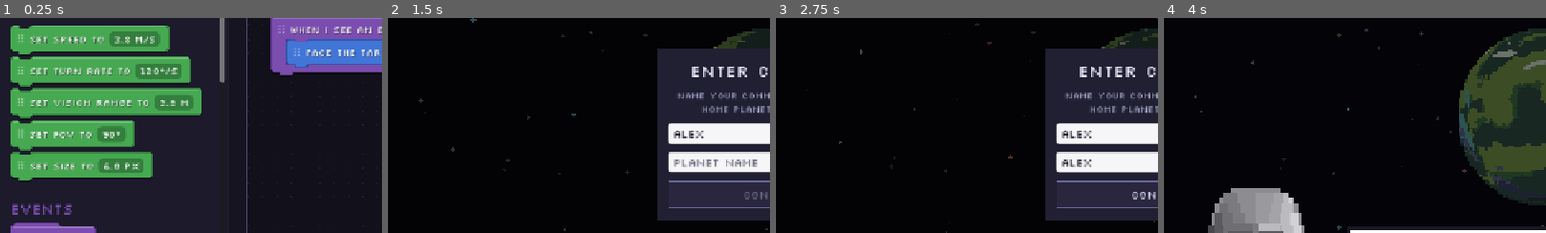
Above: before the commit, frames 1-4 (left to right).
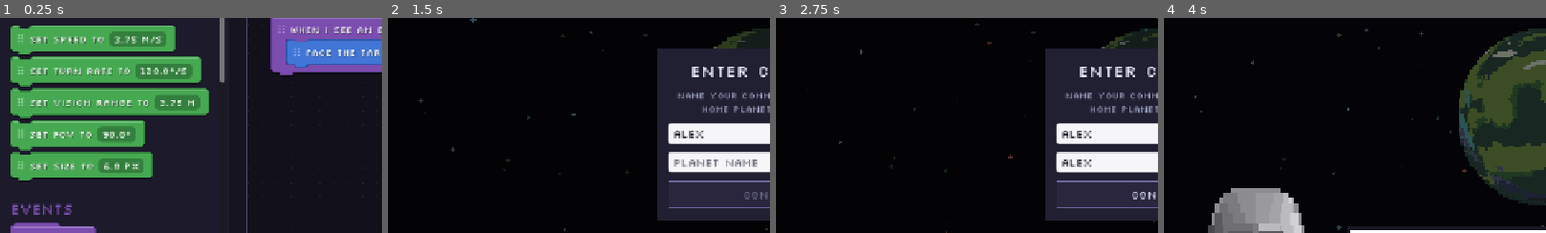
Above: after the commit, the same moments.

Repository: GMU-ASRC/astro-swarm
Game: Godot game, scene res://ui/workspace/ShipWorkspace.tscn
The game is run twice, just before and just after one commit, with the same random seed, the same clock (stepped at 60 frames per second) and the same inputs. This scene is started directly instead of the project's main scene.
Inputs (mouse positions are % of the whole screen's width and height, from its top left):
- Up to frame 1 (0.25 s): no input
- Up to frame 2 (1.5 s): click "← Base" at 0.5 s; click (50, 50) at 1.27 s; type "Alex" at 1.35 s
- Up to frame 3 (2.75 s): click (50, 57) at 1.5 s; type "Alex" at 1.58 s; click "Play" at 2 s
- Up to frame 4 (4 s): click "Play" at 2.75 s; click "CONFIRM" at 3.5 s
The pictures show only the part of the screen within x 0-50%, y 23-73%; the shares and areas given below are measured in that part.

The runs differ from the first frame. In frame 1, 2.3% of the frame differs, in the area x 30-55%, y 3-60%; in frame 2, less than 0.1%; in frame 3, less than 0.1%; in frame 4, nothing differs.

Commit message:
Add slider text inputs and turn rate units

Diff:
--- a/autoloads/SimulationManager.gd
+++ b/autoloads/SimulationManager.gd
@@ -85,9 +85,9 @@
 }
 
 const BLOCK_DEFS := {
-	"set_speed":     {"category": "config",    "label": "Set speed to",        "input": {"min": 0.5,  "max": 10.0, "default": 3.75, "step": 0.05, "suffix": " m/s"}},
+	"set_speed":     {"category": "config",    "label": "Set speed to",        "input": {"min": 0.5,  "max": 10.0, "default": 3.75, "step": 0.05, "slider_step": 0.1, "suffix": " m/s"}},
 	"set_turn":      {"category": "config",    "label": "Set turn rate to",    "input": {"min": 15.0, "max": 360.0, "default": 120.0, "step": 5.0, "suffix": "°/s"}},
-	"set_view":      {"category": "config",    "label": "Set vision range to", "input": {"min": 0.5,  "max": 12.5, "default": 3.75, "step": 0.1,  "suffix": " m"}},
+	"set_view":      {"category": "config",    "label": "Set vision range to", "input": {"min": 0.5,  "max": 12.5, "default": 3.75, "step": 0.1,  "slider_step": 0.1, "suffix": " m"}},
 	"set_fov":       {"category": "config",    "label": "Set FOV to",          "input": {"min": 20.0, "max": 180.0,"default": 90.0, "step": 1.0,  "suffix": "°"}},
 	"set_size":      {"category": "config",    "label": "Set size to",         "input": {"min": 2.0,  "max": 16.0, "default": 6.0,  "step": 0.5,  "suffix": " px"}},
 
@@ -174,8 +174,14 @@
 	"do_stop":       {"category": "action", "label": "Stop",            "input": null},
 	"do_wander":     {"category": "action", "label": "Wander randomly", "input": null},
 	"do_random_walk":{"category": "action", "label": "Random walk",     "input": null},
-	"do_turn_left":  {"category": "action", "label": "Turn left at",    "input": {"min": 15.0, "max": 360.0, "default": 90.0, "step": 5.0, "suffix": "°/s"}},
-	"do_turn_right": {"category": "action", "label": "Turn right at",   "input": {"min": 15.0, "max": 360.0, "default": 90.0, "step": 5.0, "suffix": "°/s"}},
+	"do_turn_left":  {"category": "action", "label": "Turn left at", "inputs": [
+		{"type": "slider", "key": "value", "min": 1.0, "default": 90.0, "unit_key": "unit", "max_by_unit": {"degrees": 360.0, "percent": 100.0}},
+		{"type": "dropdown", "key": "unit", "provider": "turn_units", "default": "degrees", "rebuilds_inputs": true},
+	]},
+	"do_turn_right": {"category": "action", "label": "Turn right at", "inputs": [
+		{"type": "slider", "key": "value", "min": 1.0, "default": 90.0, "unit_key": "unit", "max_by_unit": {"degrees": 360.0, "percent": 100.0}},
+		{"type": "dropdown", "key": "unit", "provider": "turn_units", "default": "degrees", "rebuilds_inputs": true},
+	]},
 	"do_turn_left_by":  {"category": "action", "label": "Turn left by",  "input": {"min": 1.0, "max": 360.0, "default": 180.0, "step": 1.0, "suffix": "°"}},
 	"do_turn_right_by": {"category": "action", "label": "Turn right by", "input": {"min": 1.0, "max": 360.0, "default": 180.0, "step": 1.0, "suffix": "°"}},
 	"do_face":       {"category": "action", "label": "Face the target",  "input": null},
@@ -431,6 +437,12 @@
 		"set_size":  return {"key": "dot_radius",    "value": float(params.get("value", 6.0))}
 	return {}
 
+func turn_command(params: Dictionary, turn_rate: float) -> float:
+	var value: float = float(params.get("value", 90.0))
+	if str(params.get("unit", "degrees")) == "percent":
+		return turn_rate * clampf(value, 0.0, 100.0) / 100.0
+	return minf(deg_to_rad(value), turn_rate)
+
 func ship_config_from_scripts(scripts: Array, base_view: float, base_fov: float, base_speed: float = 150.0, base_turn: float = 3.2, base_size: float = 9.0) -> Dictionary:
 	var cfg := {
 		"view_distance": base_view,
@@ -525,6 +537,9 @@
 		"zone_states":
 			options.append({"value": "on", "text": "on"})
 			options.append({"value": "off", "text": "off"})
+		"turn_units":
+			options.append({"value": "degrees", "text": "°/s"})
+			options.append({"value": "percent", "text": "% of turn rate"})
 		"operators":
 			options.append({"value": "=", "text": "="})
 			options.append({"value": "!=", "text": "≠"})
--- a/entities/robot/Interpreter.gd
+++ b/entities/robot/Interpreter.gd
@@ -96,10 +96,10 @@
 				return BlockExecutor.DONE
 			return BlockExecutor.RUNNING
 		"do_turn_left":
-			robot.turn_cmd = -deg_to_rad(float(params.get("value", 90.0)))
+			robot.turn_cmd = -SimulationManager.turn_command(params, robot.config.turn_speed)
 			return BlockExecutor.DONE
 		"do_turn_right":
-			robot.turn_cmd = deg_to_rad(float(params.get("value", 90.0)))
+			robot.turn_cmd = SimulationManager.turn_command(params, robot.config.turn_speed)
 			return BlockExecutor.DONE
 		"do_turn_left_by":
 			robot.turn_cmd = 0.0
--- a/entities/ship/Spaceship.gd
+++ b/entities/ship/Spaceship.gd
@@ -301,10 +301,10 @@
 				return BlockExecutor.DONE
 			return BlockExecutor.RUNNING
 		"do_turn_left":
-			_turn_cmd = -deg_to_rad(float(params.get("value", 90.0)))
+			_turn_cmd = -SimulationManager.turn_command(params, turn_rate)
 			return BlockExecutor.DONE
 		"do_turn_right":
-			_turn_cmd = deg_to_rad(float(params.get("value", 90.0)))
+			_turn_cmd = SimulationManager.turn_command(params, turn_rate)
 			return BlockExecutor.DONE
 		"do_turn_left_by":
 			_turn_cmd = 0.0
--- a/ui/workspace/BlockInputs.gd
+++ b/ui/workspace/BlockInputs.gd
@@ -5,6 +5,9 @@
 const SLOT_COLOR := Color(0, 0, 0, 0.25)
 const TEXT_COLOR := Color(1, 1, 1, 1)
 const FONT_SIZE := 12
+const FINE_STEP := 0.01
+const DEFAULT_SLIDER_STEP := 1.0
+const STEP_TOLERANCE := 0.0001
 
 static func build(block, inputs_box: HBoxContainer, def: Dictionary):
 	for c in inputs_box.get_children():
@@ -79,6 +82,8 @@
 	opt.item_selected.connect(func(idx):
 		if idx >= 0 and idx < options.size():
 			block.block_params[key] = options[idx].value
+			if spec.get("rebuilds_inputs", false):
+				block.rebuild_inputs()
 			block.block_changed.emit()
 	)
 	return opt
@@ -117,7 +122,7 @@
 static func _make_slider(block, spec: Dictionary) -> HBoxContainer:
 	var key: String = spec.get("key", "value")
 	var suffix: String = spec.get("suffix", "")
-	var step: float = spec.get("step", 1.0)
+	var slider_step: float = spec.get("slider_step", DEFAULT_SLIDER_STEP)
 	var row := HBoxContainer.new()
 	row.add_theme_constant_override("separation", 6)
 	row.mouse_filter = Control.MOUSE_FILTER_IGNORE
@@ -125,45 +130,83 @@
 	slider.custom_minimum_size = Vector2(100, 0)
 	slider.size_flags_vertical = Control.SIZE_SHRINK_CENTER
 	slider.min_value = spec.get("min", 0.0)
-	slider.max_value = SHIP_UPGRADES.editor_max(block.block_type, spec.get("max", 100.0))
-	slider.step = step
+	slider.max_value = _slider_max(block, spec)
+	slider.step = 0.0
 	slider.focus_mode = Control.FOCUS_ALL
 	slider.mouse_default_cursor_shape = Control.CURSOR_POINTING_HAND
 	slider.gui_input.connect(func(event):
 		if event is InputEventMouseButton and event.button_index == MOUSE_BUTTON_LEFT and event.pressed:
 			slider.grab_focus()
-	)
-	var value_label := Label.new()
-	value_label.custom_minimum_size = Vector2(64, 0)
-	value_label.horizontal_alignment = HORIZONTAL_ALIGNMENT_RIGHT
-	value_label.mouse_filter = Control.MOUSE_FILTER_IGNORE
-	value_label.add_theme_color_override("font_color", TEXT_COLOR)
-	value_label.add_theme_font_size_override("font_size", FONT_SIZE)
+		elif event.is_action_pressed("ui_right", true) or event.is_action_pressed("ui_left", true):
+			var direction: float = 1.0 if event.is_action_pressed("ui_right", true) else -1.0
+			slider.value = clampf(_next_slider_value(slider.value, slider_step, direction), slider.min_value, slider.max_value)
+			slider.accept_event()
+	)
+	var value_input := LineEdit.new()
+	value_input.custom_minimum_size = Vector2(56, 0)
+	value_input.size_flags_vertical = Control.SIZE_SHRINK_CENTER
+	value_input.alignment = HORIZONTAL_ALIGNMENT_RIGHT
+	_style_line_edit(value_input)
+	var suffix_label := _make_label(suffix)
+	suffix_label.add_theme_color_override("font_color", TEXT_COLOR)
 	slider.value = float(block.block_params.get(key, spec.get("default", 0.0)))
 	block.block_params[key] = slider.value
-	_update_slider_label(value_label, slider.value, suffix, step)
+	value_input.text = _format_value(slider.value)
 	slider.value_changed.connect(func(v):
-		block.block_params[key] = v
-		_update_slider_label(value_label, v, suffix, step)
+		var stepped_value: float = _step_slider_value(v, slider.min_value, slider.max_value, slider_step)
+		slider.set_value_no_signal(stepped_value)
+		block.block_params[key] = stepped_value
+		value_input.text = _format_value(stepped_value)
 		block.block_changed.emit()
 	)
+	var apply_typed_value := func():
+		var typed_text: String = value_input.text.strip_edges()
+		if typed_text.is_valid_float():
+			var typed_value: float = snappedf(clampf(typed_text.to_float(), slider.min_value, slider.max_value), FINE_STEP)
+			if typed_value != float(block.block_params[key]):
+				block.block_params[key] = typed_value
+				slider.set_value_no_signal(typed_value)
+				block.block_changed.emit()
+		value_input.text = _format_value(float(block.block_params[key]))
+	value_input.text_submitted.connect(func(_text):
+		apply_typed_value.call()
+		value_input.release_focus()
+	)
+	value_input.focus_exited.connect(apply_typed_value)
 	row.add_child(slider)
-	row.add_child(value_label)
+	row.add_child(value_input)
+	if suffix != "":
+		row.add_child(suffix_label)
 	return row
 
-static func _update_slider_label(lbl: Label, val: float, suffix: String, step: float):
-	lbl.text = _format_number(val, suffix, step)
-
-static func _format_number(val: float, suffix: String, step: float) -> String:
-	if step >= 1.0:
-		return "%d%s" % [int(val), suffix]
-	return "%.1f%s" % [val, suffix]
+static func _slider_max(block, spec: Dictionary) -> float:
+	if spec.has("max_by_unit"):
+		var unit: String = str(block.block_params.get(spec.get("unit_key", "unit"), "degrees"))
+		return float(spec.max_by_unit.get(unit, spec.max_by_unit.values()[0]))
+	return SHIP_UPGRADES.editor_max(block.block_type, spec.get("max", 100.0))
+
+static func _step_slider_value(val: float, min_value: float, max_value: float, slider_step: float) -> float:
+	if val <= min_value or val >= max_value:
+		return val
+	return clampf(snappedf(roundf(val / slider_step) * slider_step, FINE_STEP), min_value, max_value)
+
+static func _next_slider_value(val: float, slider_step: float, direction: float) -> float:
+	var steps_taken: float = val / slider_step
+	if direction > 0.0:
+		return snappedf((floorf(steps_taken + STEP_TOLERANCE) + 1.0) * slider_step, FINE_STEP)
+	return snappedf((ceilf(steps_taken - STEP_TOLERANCE) - 1.0) * slider_step, FINE_STEP)
+
+static func _format_value(val: float) -> String:
+	return String.num(snappedf(val, FINE_STEP), 2)
+
+static func _format_number(val: float, suffix: String) -> String:
+	return _format_value(val) + suffix
 
 static func _compact_text(block, spec: Dictionary) -> String:
 	var value = block.block_params.get(spec.get("key", "value"), spec.get("default", null))
 	match spec.get("type", "slider"):
 		"slider", "number":
-			return _format_number(float(value if value != null else 0.0), spec.get("suffix", ""), spec.get("step", 1.0))
+			return _format_number(float(value if value != null else 0.0), spec.get("suffix", ""))
 		"species", "dropdown":
 			var provider: String = "species" if spec.get("type") == "species" else spec.get("provider", "")
 			var options: Array = SimulationManager.dropdown_options(provider)
--- a/ui/workspace/ScratchBlock.gd
+++ b/ui/workspace/ScratchBlock.gd
@@ -113,6 +113,9 @@
 		_ignore_mouse_tree(self)
 	queue_redraw()
 
+func rebuild_inputs():
+	BlockInputs.build(self, inputs_box, SimulationManager.BLOCK_DEFS.get(block_type, {}))
+
 func _ignore_mouse_tree(node: Node):
 	if node is Control:
 		node.mouse_filter = Control.MOUSE_FILTER_IGNORE
